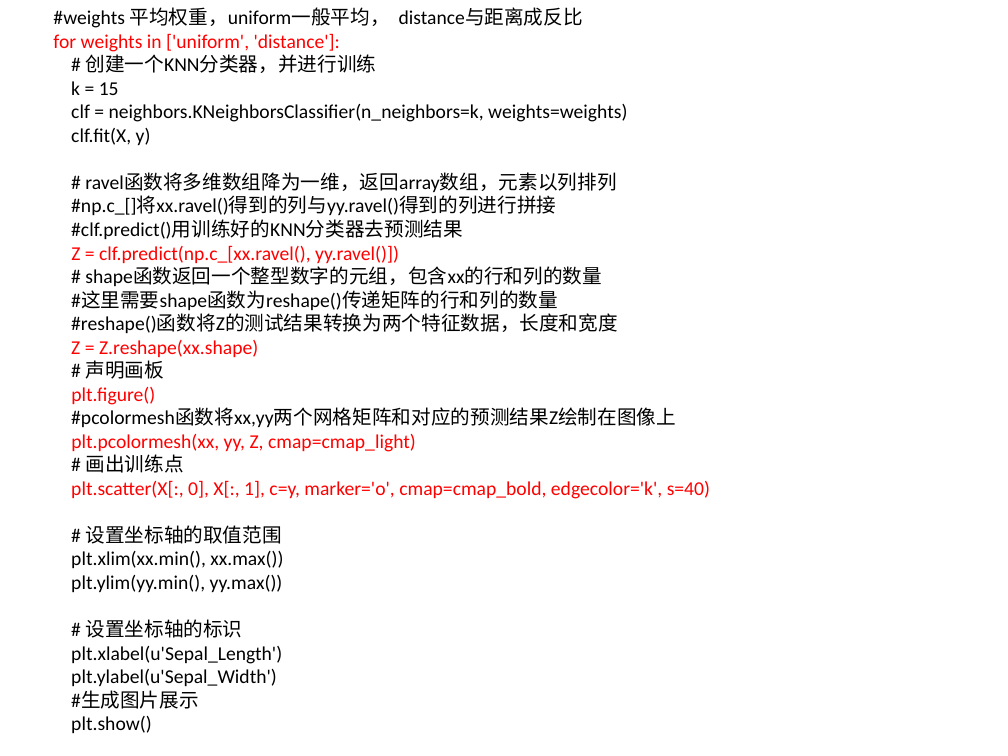
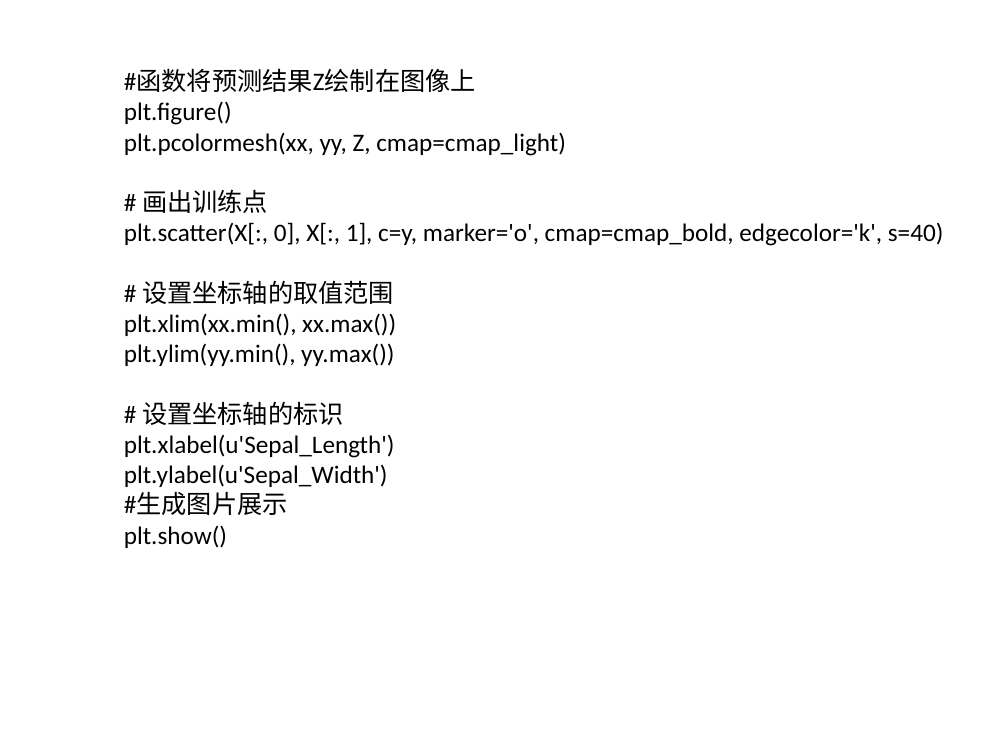
Before and after one commit to BattalionCommander/Python, a slide deck: slide 10 of cls_23聚类算法.pptx (slide 13 before the commit). Drawn at 1008x756 pixels with LibreOffice and Linux fonts; fonts in the diff are those of the drawing; background and template pictures are left out. Boxes give left, top, right and bottom in pixels: in the first picture for what was removed or moved away, otherwise in the second. Text is boxed around its words. In the diff, an @@ line names an element or a change of style, - is before the commit and + after.

```diff
--- a/cls_23聚类算法.pptx
+++ b/cls_23聚类算法.pptx
@@ text "#函数将预测结果Z绘制在图像上": place and size @@
-text "#函数将预测结果Z绘制在图像上" at <box>53,7,710,733</box>
+text "#函数将预测结果Z绘制在图像上" at <box>124,70,944,548</box>
@@ text at <box>124,70,476,92</box>: text changed; size 14 to 18 pt @@
-#weights 平均权重，uniform一般平均， distance与距离成反比
-for weights in ['uniform', 'distance']:
-# 创建一个KNN分类器，并进行训练
-k = 15
-clf = neighbors.KNeighborsClassifier(n_neighbors=k, weights=weights)
-clf.fit(X, y)
-# ravel函数将多维数组降为一维，返回array数组，元素以列排列
-#np.c_[]将xx.ravel()得到的列与yy.ravel()得到的列进行拼接
-#clf.predict()用训练好的KNN分类器去预测结果
-Z = clf.predict(np.c_[xx.ravel(), yy.ravel()])
-# shape函数返回一个整型数字的元组，包含xx的行和列的数量
-#这里需要shape函数为reshape()传递矩阵的行和列的数量
-#reshape()函数将Z的测试结果转换为两个特征数据，长度和宽度
-Z = Z.reshape(xx.shape)
-# 声明画板
+#函数将预测结果Z绘制在图像上
@@ text at <box>124,101,944,548</box>: size 14 to 18 pt; text colour #FF0000 to #000000 in "plt.figure()", "plt.pcolormesh(xx, yy, Z, cmap=cmap_light)", "plt.scatter(X[:, 0], X[:, 1], c=y, marker='o', cmap=cmap_bol ..." @@
@@ text at <box>71,408,676,427</box>: paragraph removed @@
-#pcolormesh函数将xx,yy两个网格矩阵和对应的预测结果Z绘制在图像上
```
Also in this commit, not shown: 3 other slides changed, 7 slides added, 9 slides removed, 4 other files.
